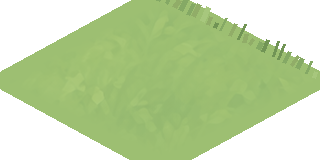
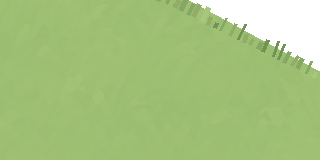
Layers edited between the first and the second 320 x 160 image:
painted on "commun_sol_bordure_herbe_tile_00.png" over [0, 0, 320, 160]
